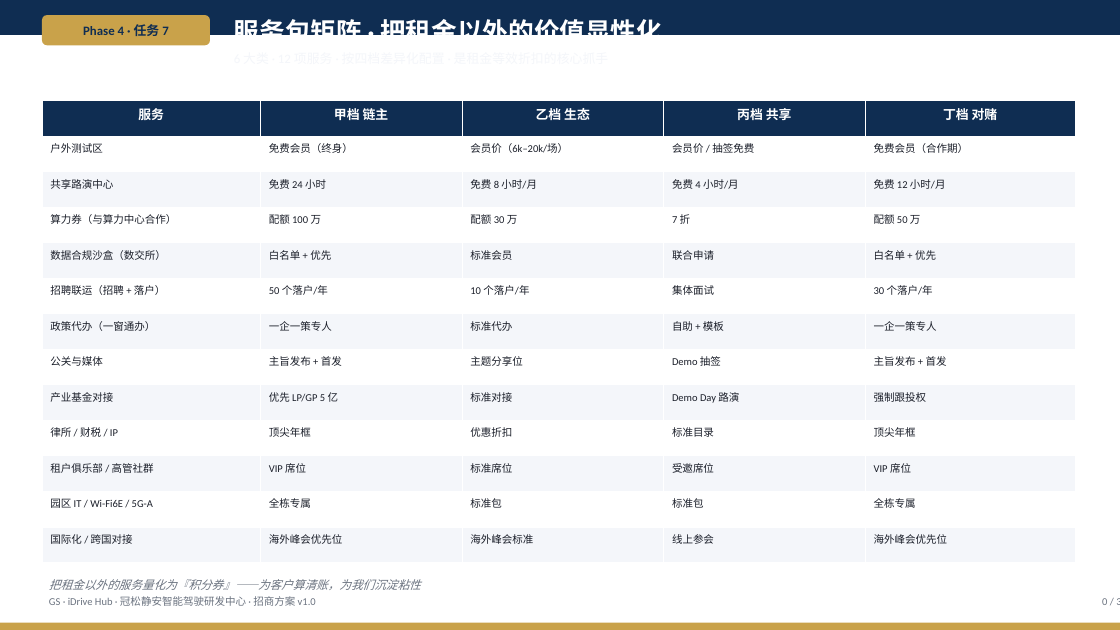
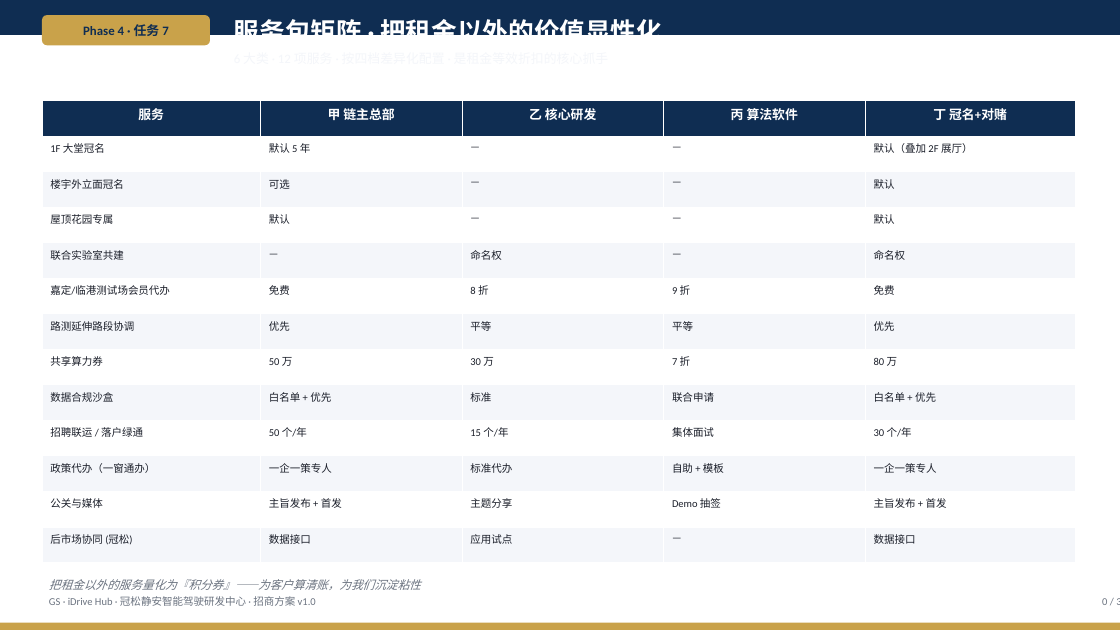
Before and after one commit to hujigang2010-maker/AIDEN, a slide deck: slide 27 of docs/deck/GS-iDrive-Hub-招商方案.pptx. Drawn at 1120x630 pixels with LibreOffice and Linux fonts; fonts in the diff are those of the drawing. Boxes give left, top, right and bottom in pixels: in the first picture for what was removed or moved away, otherwise in the second. Text is boxed around its words. In the diff, an @@ line names an element or a change of style, - is before the commit and + after.

```diff
--- a/docs/deck/GS-iDrive-Hub-招商方案.pptx
+++ b/docs/deck/GS-iDrive-Hub-招商方案.pptx
@@ table at (42,101,1075,563) @@
-row 1: 服务 | 甲档 链主 | 乙档 生态 | 丙档 共享 | 丁档 对赌
-row 2: 户外测试区 | 免费会员（终身） | 会员价（6k–20k/场） | 会员价 / 抽签免费 | 免费会员（合作期）
-row 3: 共享路演中心 | 免费 24 小时 | 免费 8 小时/月 | 免费 4 小时/月 | 免费 12 小时/月
-row 4: 算力券（与算力中心合作） | 配额 100 万 | 配额 30 万 | 7 折 | 配额 50 万
-row 5: 数据合规沙盒（数交所） | 白名单 + 优先 | 标准会员 | 联合申请 | 白名单 + 优先
-row 6: 招聘联运（招聘 + 落户） | 50 个落户/年 | 10 个落户/年 | 集体面试 | 30 个落户/年
+row 1: 服务 | 甲 链主总部 | 乙 核心研发 | 丙 算法软件 | 丁 冠名+对赌
+row 2: 1F 大堂冠名 | 默认 5 年 | — | — | 默认（叠加 2F 展厅）
+row 3: 楼宇外立面冠名 | 可选 | — | — | 默认
+row 4: 屋顶花园专属 | 默认 | — | — | 默认
+row 5: 联合实验室共建 | — | 命名权 | — | 命名权
+row 6: 嘉定/临港测试场会员代办 | 免费 | 8 折 | 9 折 | 免费
+row 7: 路测延伸路段协调 | 优先 | 平等 | 平等 | 优先
+row 8: 共享算力券 | 50 万 | 30 万 | 7 折 | 80 万
+row 9: 数据合规沙盒 | 白名单 + 优先 | 标准 | 联合申请 | 白名单 + 优先
+row 10: 招聘联运 / 落户绿通 | 50 个/年 | 15 个/年 | 集体面试 | 30 个/年
-row 8: 公关与媒体 | 主旨发布 + 首发 | 主题分享位 | Demo 抽签 | 主旨发布 + 首发
-row 9: 产业基金对接 | 优先 LP/GP 5 亿 | 标准对接 | Demo Day 路演 | 强制跟投权
-row 10: 律所 / 财税 / IP | 顶尖年框 | 优惠折扣 | 标准目录 | 顶尖年框
-row 11: 租户俱乐部 / 高管社群 | VIP 席位 | 标准席位 | 受邀席位 | VIP 席位
-row 12: 园区 IT / Wi-Fi6E / 5G-A | 全栋专属 | 标准包 | 标准包 | 全栋专属
-row 13: 国际化 / 跨国对接 | 海外峰会优先位 | 海外峰会标准 | 线上参会 | 海外峰会优先位
+row 12: 公关与媒体 | 主旨发布 + 首发 | 主题分享 | Demo 抽签 | 主旨发布 + 首发
+row 13: 后市场协同 (冠松) | 数据接口 | 应用试点 | — | 数据接口
```
Also in this commit, not shown: 15 other slides changed, 2 slides added, 2 slides removed, 6 other files.
